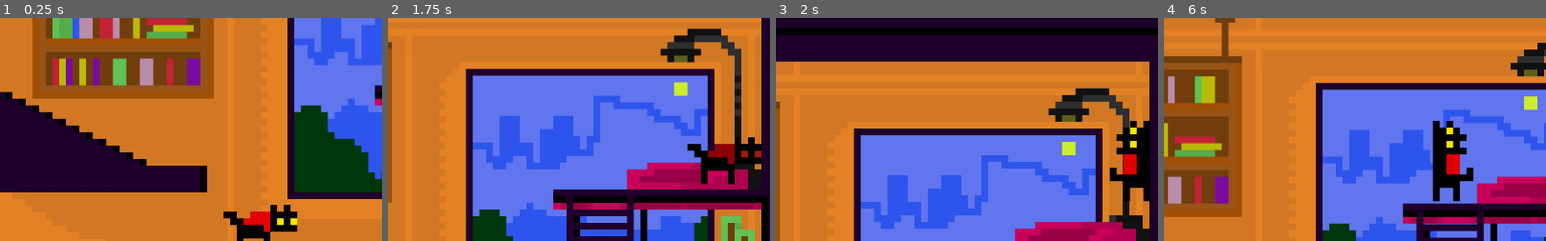
Above: before the commit, frames 1-4 (left to right).
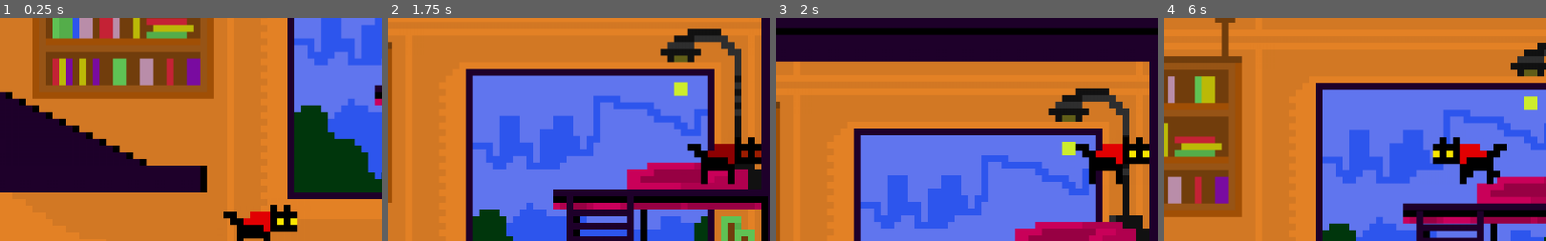
Above: after the commit, the same moments.

Repository: waozixyz/geocats
Game: Godot game, scene res://World.tscn
Two runs of this game, one before a commit and one after it. Both use one fixed random seed, a clock stepped at 60 frames per second and the inputs below.
Inputs:
- Up to frame 1 (0.25 s): no input
- Up to frame 2 (1.75 s): tap Enter at 0.5 s; hold Right (right) from 0.53 s (still down); tap Shift (dash) at 0.6, 1.55 s; tap Space (jump) at 0.77, 0.8, 1.07, 1.35, 1.52 s
- Up to frame 3 (2 s): keep holding Right (right); tap Space (jump) at 1.82 s
- Up to frame 4 (6 s): release Right (right) at 2.03 s; hold Left (left) 2.03-2.78 s; tap Shift (dash) at 2.1, 2.85, 4.35, 5.1 s; tap Space (jump) at 2.3, 3.02, 3.32, 3.6, 3.77, 4.07, 4.52, 4.82, 5.3, 5.85 s; hold Right (right) 2.78-4.28 s; hold Left (left) 4.28-5.03 s; hold Right (right) 5.03-5.78 s; hold Left (left) from 5.78 s (still down)
The pictures show only the part of the screen within x 16-66%, y 8-58%; the shares and areas given below are measured in that part.

Frames 1-2 are identical in both runs. In frame 3, 3.2% of the frame differs, in the area x 78-98%, y 46-83%; in frame 4, 3.4%, in the area x 70-90%, y 46-83%.

Commit message:
add blink timer

Diff:
--- a/Scenes/Player/Player.gd
+++ b/Scenes/Player/Player.gd
@@ -18,6 +18,9 @@
 var isJumpPressed = 0 #will be 1 on the frame that the jump button was pressed
 var isJumpReleased #will be 1 on the frame that the jump button was released
 
+var isUpPressed = 0 #will be 1 on the frame that the up button was pressed
+var isUpReleased #will be 1 on the frame that the up button was released
+
 var coyoteStartTime = 0 #ticks when you pressed jump button
 var elapsedCoyoteTime = 0 #elapsed time since you last clicked jump
 var coyoteDuration = 100 #how many miliseconds to remember a jump press
@@ -35,6 +38,12 @@
 var decceleration = 80 #by how much does velocity approach when you stop moving horizontally
 
 var airFriction = 60 #how much you subtract velocity when you start moving horizontally in the air
+
+#idle
+var idleDurration = 1800  #how long cat should be idle until it blinks
+var blinkDurration = 100 # how long cat should be in the blink anim
+var idleStartTime = 0#how many miliseconds passed when you become idle
+var elapsedIdleTime = 0 #how many milisecconds elapsed since you started being idle
 
 #dash
 var dashSpeed = 120 #how fast you dash
@@ -106,7 +115,11 @@
 	sprite.play(anim)
 	sprite.animation = anim
 
-
+func default_anim():
+	if velocity.x == 0:
+		anim = "idle"
+	else:
+		anim = "walk"
 
 func get_input():
 	#set input vars
@@ -114,6 +127,8 @@
 	if movementInput != 0:
 		lastDirection = movementInput #set last direction if movement input isnt 0
 
+	isUpPressed = Input.is_action_just_pressed("up")
+	isUpReleased = Input.is_action_just_released("up")
 
 	isJumpPressed = Input.is_action_just_pressed("jump")
 	isJumpReleased = Input.is_action_just_released("jump")
@@ -168,8 +183,17 @@
 
 func idle_enter_logic():
 	anim = "idle"
+	idleStartTime = OS.get_ticks_msec() #set dash start time to total ticks since the game started
 
 func idle_logic(delta):
+	elapsedIdleTime = OS.get_ticks_msec() - idleStartTime #set elapsed idle time
+	if elapsedIdleTime > idleDurration:
+		anim = "blink"
+		if elapsedIdleTime - idleDurration > blinkDurration:
+			idleStartTime = OS.get_ticks_msec()
+	else:
+		anim = "idle"
+
 	if jumpInput:
 		#jump if you press button
 		jump(jumpVelocity)
@@ -225,10 +249,7 @@
 	pass
 
 func fall_logic(delta):
-	if velocity.x == 0:
-		anim = "idle"
-	else:
-		anim = "walk"
+	default_anim()
 	move_horizontally(airFriction) #move horizontally
 	elapsedJumpBuffer = OS.get_ticks_msec() - jumpBufferStartTime #set elapsed time for jump buffer
 
@@ -299,10 +320,7 @@
 	pass
 
 func jump_logic(delta):
-	if velocity.x == 0:
-		anim = "idle"
-	else:
-		anim = "walk"
+	default_anim()
 	move_horizontally(airFriction) #move horizontally and subtract airfriction from max speed
 
 	if velocity.y < 0:
@@ -336,6 +354,7 @@
 	isDoubleJumped = true #make sure you can only double jump once
 
 func double_jump_logic(delta):
+	default_anim()
 	move_horizontally(airFriction) #move horizontally and subtract airfriction from max speed
 
 	if velocity.y < 0:
@@ -400,6 +419,7 @@
 	currentSpeed = 0 #erase momentum form run
 
 func wall_jump_logic(delta):
+	default_anim()
 	move_horizontally(airFriction) #move horizontally
 
 	#if you want to add a wall jump thrust you can do so by:
--- a/Scenes/Player/Player.tscn
+++ b/Scenes/Player/Player.tscn
@@ -102,7 +102,6 @@
 [node name="AnimatedSprite" type="AnimatedSprite" parent="."]
 frames = SubResource( 9 )
 animation = "slide_wall"
-frame = 1
 playing = true
 flip_h = true
 
--- a/project.godot
+++ b/project.godot
@@ -44,10 +44,9 @@
 , Object(InputEventJoypadButton,"resource_local_to_scene":false,"resource_name":"","device":0,"button_index":13,"pressure":0.0,"pressed":false,"script":null)
  ]
 }
-jump={
+up={
 "deadzone": 0.5,
-"events": [ Object(InputEventKey,"resource_local_to_scene":false,"resource_name":"","device":0,"alt":false,"shift":false,"control":false,"meta":false,"command":false,"pressed":false,"scancode":32,"unicode":0,"echo":false,"script":null)
-, Object(InputEventKey,"resource_local_to_scene":false,"resource_name":"","device":0,"alt":false,"shift":false,"control":false,"meta":false,"command":false,"pressed":false,"scancode":87,"unicode":0,"echo":false,"script":null)
+"events": [ Object(InputEventKey,"resource_local_to_scene":false,"resource_name":"","device":0,"alt":false,"shift":false,"control":false,"meta":false,"command":false,"pressed":false,"scancode":87,"unicode":0,"echo":false,"script":null)
 , Object(InputEventKey,"resource_local_to_scene":false,"resource_name":"","device":0,"alt":false,"shift":false,"control":false,"meta":false,"command":false,"pressed":false,"scancode":16777232,"unicode":0,"echo":false,"script":null)
 , Object(InputEventJoypadButton,"resource_local_to_scene":false,"resource_name":"","device":0,"button_index":0,"pressure":0.0,"pressed":false,"script":null)
 , Object(InputEventJoypadButton,"resource_local_to_scene":false,"resource_name":"","device":0,"button_index":12,"pressure":0.0,"pressed":false,"script":null)
@@ -75,6 +74,11 @@
 "events": [ Object(InputEventKey,"resource_local_to_scene":false,"resource_name":"","device":0,"alt":false,"shift":false,"control":false,"meta":false,"command":false,"pressed":false,"scancode":16777237,"unicode":0,"echo":false,"script":null)
  ]
 }
+jump={
+"deadzone": 0.5,
+"events": [ Object(InputEventKey,"resource_local_to_scene":false,"resource_name":"","device":0,"alt":false,"shift":false,"control":false,"meta":false,"command":false,"pressed":false,"scancode":32,"unicode":0,"echo":false,"script":null)
+ ]
+}
 
 [physics]
 
